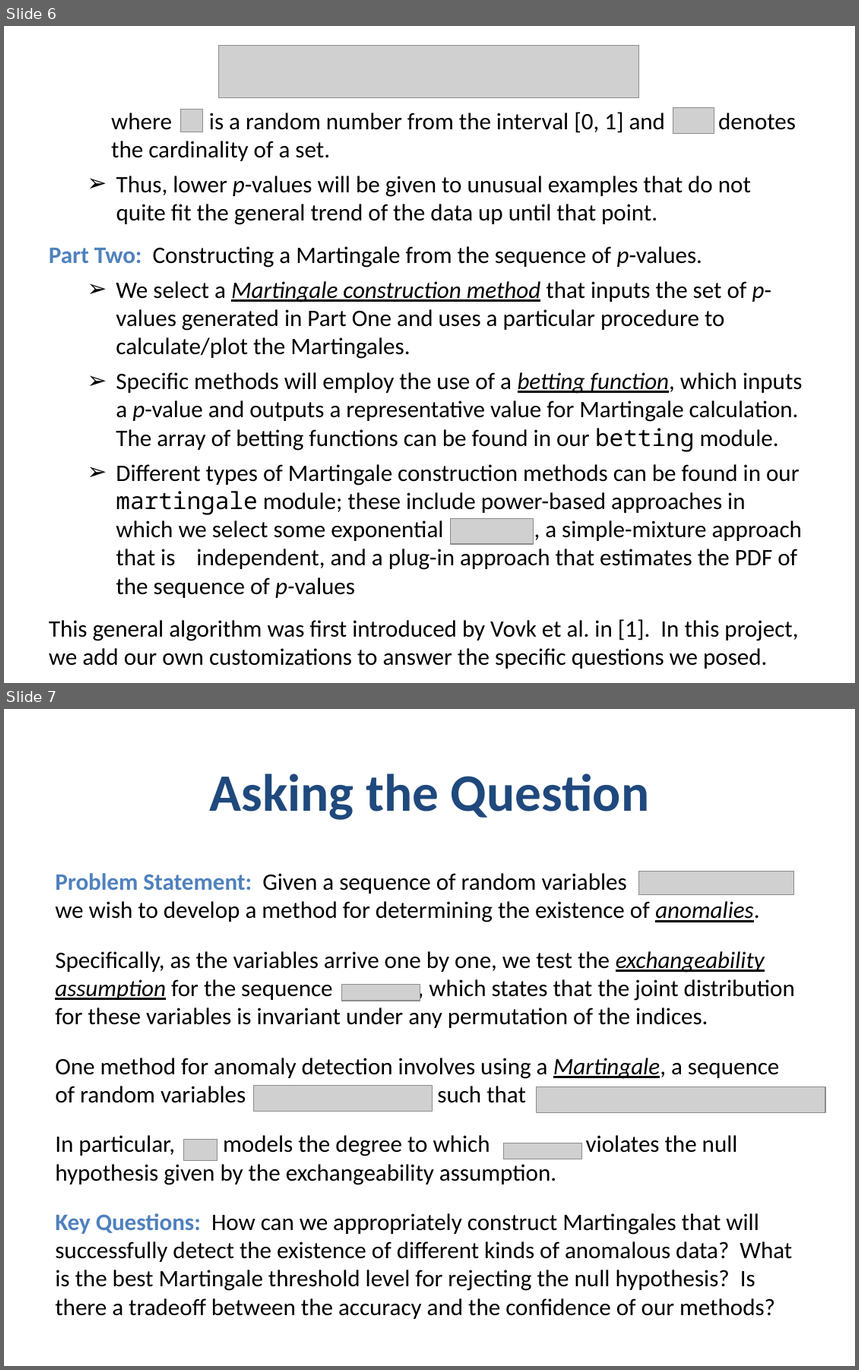
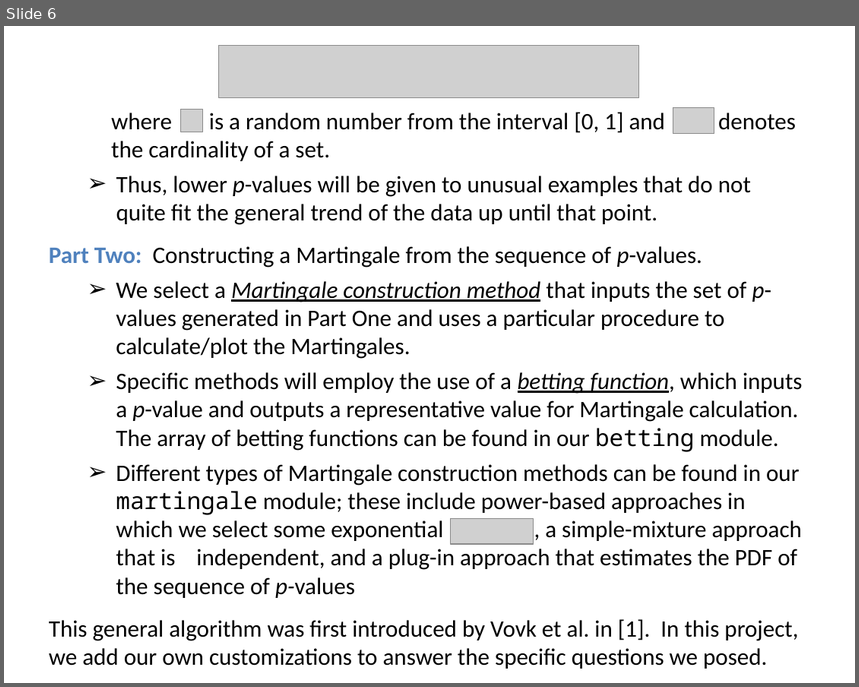
Before and after one commit to al5250/cs109a_project, a slide deck: slides.pptx. Shown one above the other, each under a label of ours: slides 6 and 7 before the commit, slide 6 after it. The pictures are 859x1370 and 859x687 pixels, drawn with LibreOffice and Linux fonts; fonts in the diff are those of the drawing; grey boxes stand for pictures; background and template pictures are left out. Boxes give left, top, right and bottom in pixels: in the first picture for what was removed or moved away, otherwise in the second. Text is boxed around its words. In the diff, an @@ line names an element or a change of style, - is before the commit and + after.

```diff
--- a/slides.pptx
+++ b/slides.pptx
@@ slide 7 removed at (x1=4, y1=709, x2=855, y2=1366), background #FFFFFF @@
@@ title removed at (x1=210, y1=774, x2=649, y2=820) @@
-Asking the Question
@@ text removed at (x1=55, y1=873, x2=795, y2=1319) @@
-Problem Statement: Given a sequence of random variables , we wish to develop a method for determining the existence of anomalies.
-Specifically, as the variables arrive one by one, we test the exchangeability assumption for the sequence , which states that the joint distribution for these variables is invariant under any permutation of the indices.
-One method for anomaly detection involves using a Martingale, a sequence of random variables such that
-In particular, models the degree to which violates the null hypothesis given by the exchangeability assumption.
-Key Questions: How can we appropriately construct Martingales that will successfully detect the existence of different kinds of anomalous data? What is the best Martingale threshold level for rejecting the null hypothesis? Is there a tradeoff between the accuracy and the confidence of our methods?
@@ picture removed at (x1=639, y1=872, x2=795, y2=894) @@
@@ picture removed at (x1=342, y1=985, x2=420, y2=1002) @@
@@ picture removed at (x1=254, y1=1086, x2=433, y2=1111) @@
@@ picture removed at (x1=537, y1=1087, x2=826, y2=1113) @@
@@ picture removed at (x1=184, y1=1140, x2=218, y2=1162) @@
@@ picture removed at (x1=504, y1=1144, x2=582, y2=1160) @@
```
Also in this commit, not shown: 2 slides changed, 10 slides added.
